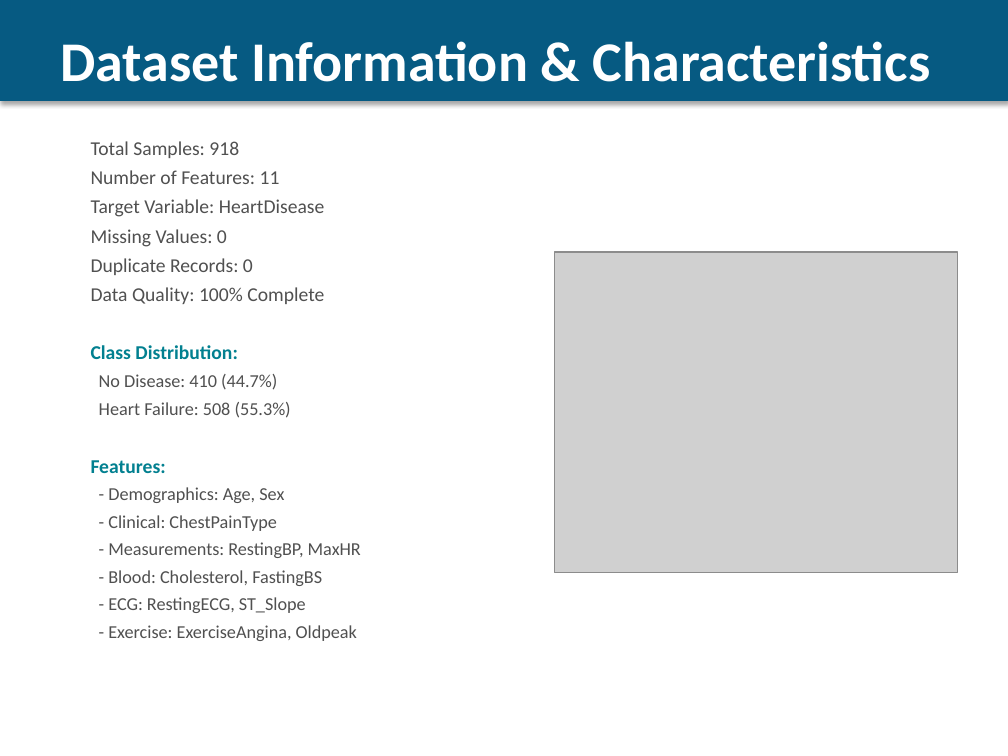
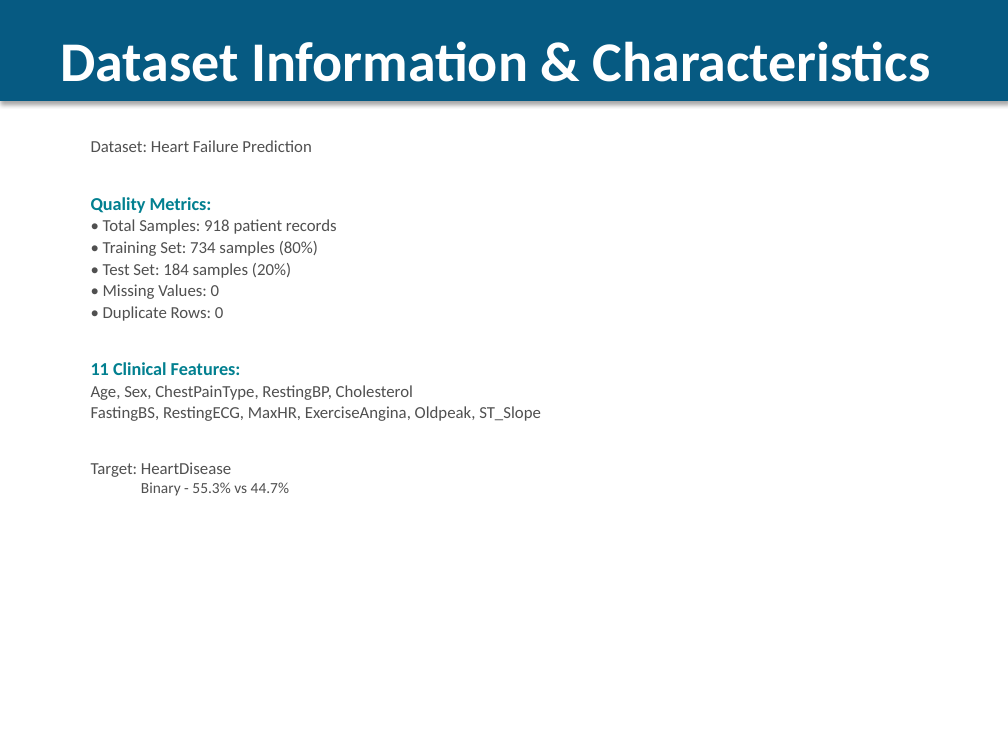
Before and after one commit to Mahdi-20/Heart-Failure-Prediction-Dataset, a slide deck: slide 4 of Heart_Failure_Presentation.pptx. Drawn at 1008x756 pixels with LibreOffice and Linux fonts; fonts in the diff are those of the drawing; grey boxes stand for pictures. Boxes give left, top, right and bottom in pixels: in the first picture for what was removed or moved away, otherwise in the second. Text is boxed around its words. In the diff, an @@ line names an element or a change of style, - is before the commit and + after.

Commit message:
Update Heart_Failure_Presentation.pptx with Deep Learning integration
Complete presentation refresh with:
- 14 comprehensive slides (expanded from 13)
- Deep Learning (TensorFlow/Keras Neural Network) fully integrated
- All 6 models performance comparison with detailed metrics
- Neural network architecture details slide
- Model selection infographic showing Random Forest as recommended
- Clear justification: highest recall (87.53%) for healthcare deployment
- Professional visualizations and color-coded recommendations
- Ready for course presentation

Key metrics included:
- Random Forest: ROC-AUC 0.9239, Recall 87.53%
- Neural Network: ROC-AUC 0.9212, Recall 84.31%
- Clear recommendation: Random Forest for production due to healthcare priority (higher recall)

```diff
--- a/Heart_Failure_Presentation.pptx
+++ b/Heart_Failure_Presentation.pptx
@@ text at (x1=91, y1=140, x2=541, y2=496): text changed; size 13 to 12 pt @@
-Total Samples: 918
-Number of Features: 11
-Target Variable: HeartDisease
-Missing Values: 0
-Duplicate Records: 0
-Data Quality: 100% Complete
-Class Distribution:
-No Disease: 410 (44.7%)
-Heart Failure: 508 (55.3%)
-Features:
-- Demographics: Age, Sex
-- Clinical: ChestPainType
-- Measurements: RestingBP, MaxHR
-- Blood: Cholesterol, FastingBS
-- ECG: RestingECG, ST_Slope
-- Exercise: ExerciseAngina, Oldpeak
+Dataset: Heart Failure Prediction
+Quality Metrics:
+• Total Samples: 918 patient records
+• Training Set: 734 samples (80%)
+• Test Set: 184 samples (20%)
+• Missing Values: 0
+• Duplicate Rows: 0
+11 Clinical Features:
+Age, Sex, ChestPainType, RestingBP, Cholesterol
+FastingBS, RestingECG, MaxHR, ExerciseAngina, Oldpeak, ST_Slope
+Target: HeartDisease
+  Binary - 55.3% vs 44.7%
@@ picture removed at (x1=554, y1=252, x2=958, y2=573) @@
```
Also in this commit, not shown: 9 other slides changed, 3 slides added, 2 slides removed, 1 other file.
